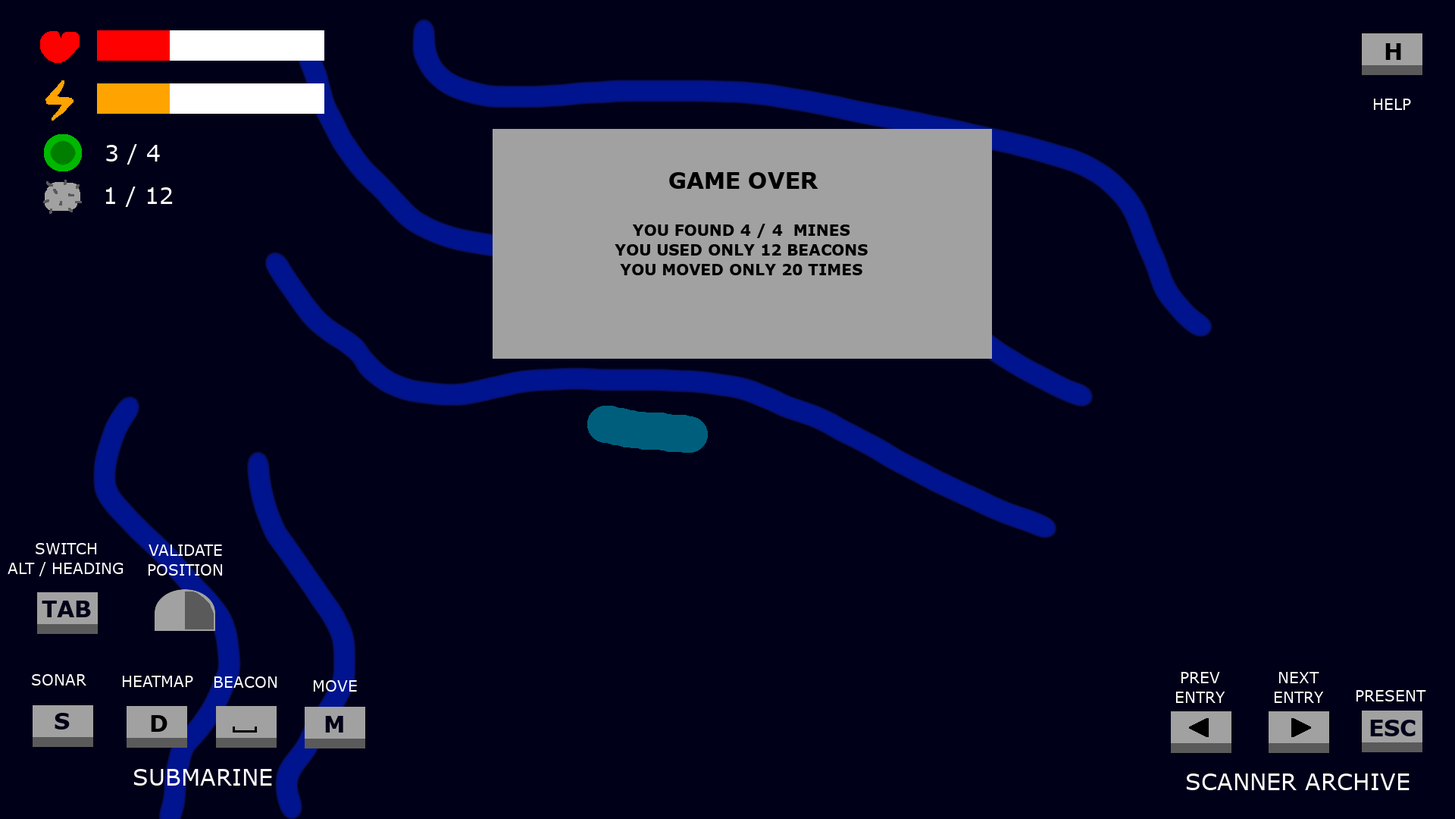
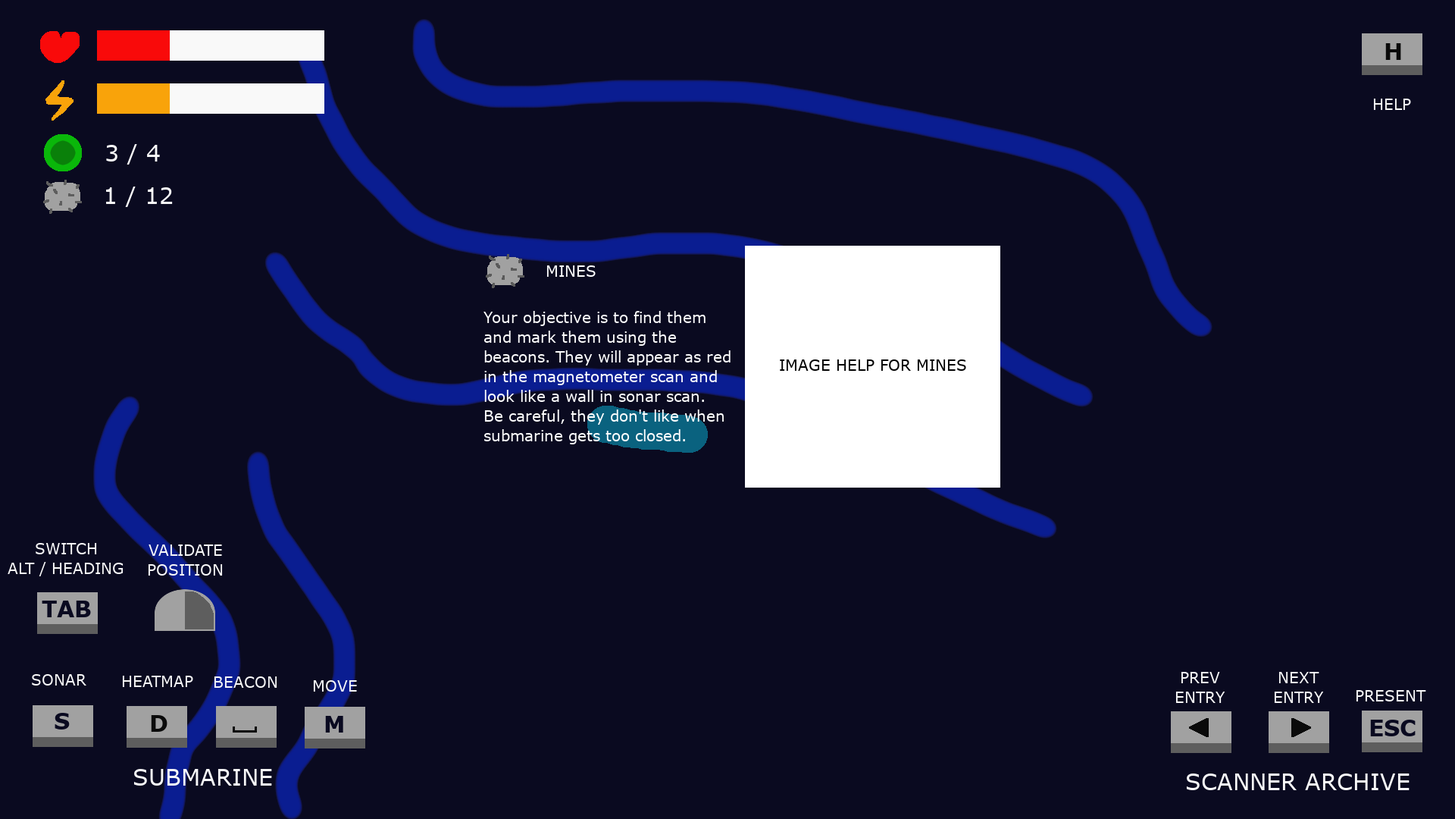
Two versions of the same layered image (1455×819). Layer-by-layer changes:
renamed "Copie de GameOver" to "GAME_OVER", hid the group it (3 layers) over <box>492,128,993,359</box>
hid group "CONGRATS" (3 layers) over <box>492,128,993,359</box>
showed group "Help" (32 layers) over <box>0,0,1455,819</box>
added group "mines_help" with 4 layers in group "Help" over <box>483,253,967,445</box>
added layer "Your objective is to find them..." in group "mines_help" over <box>483,310,731,445</box>
added layer "MINES" in group "mines_help" over <box>546,265,596,277</box>
added layer "IMAGE HELP FOR MINES" in group "mines_help" over <box>779,359,967,371</box>
added layer "Mine_icon" in group "mines_help" over <box>485,253,525,289</box>
painted on "Calque #1" over <box>745,245,1001,488</box>
